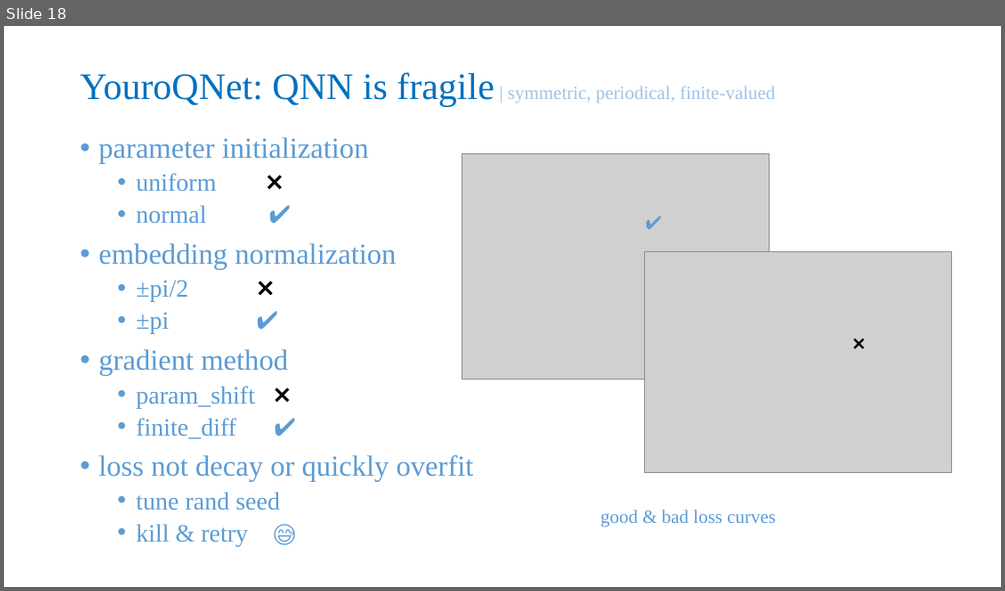
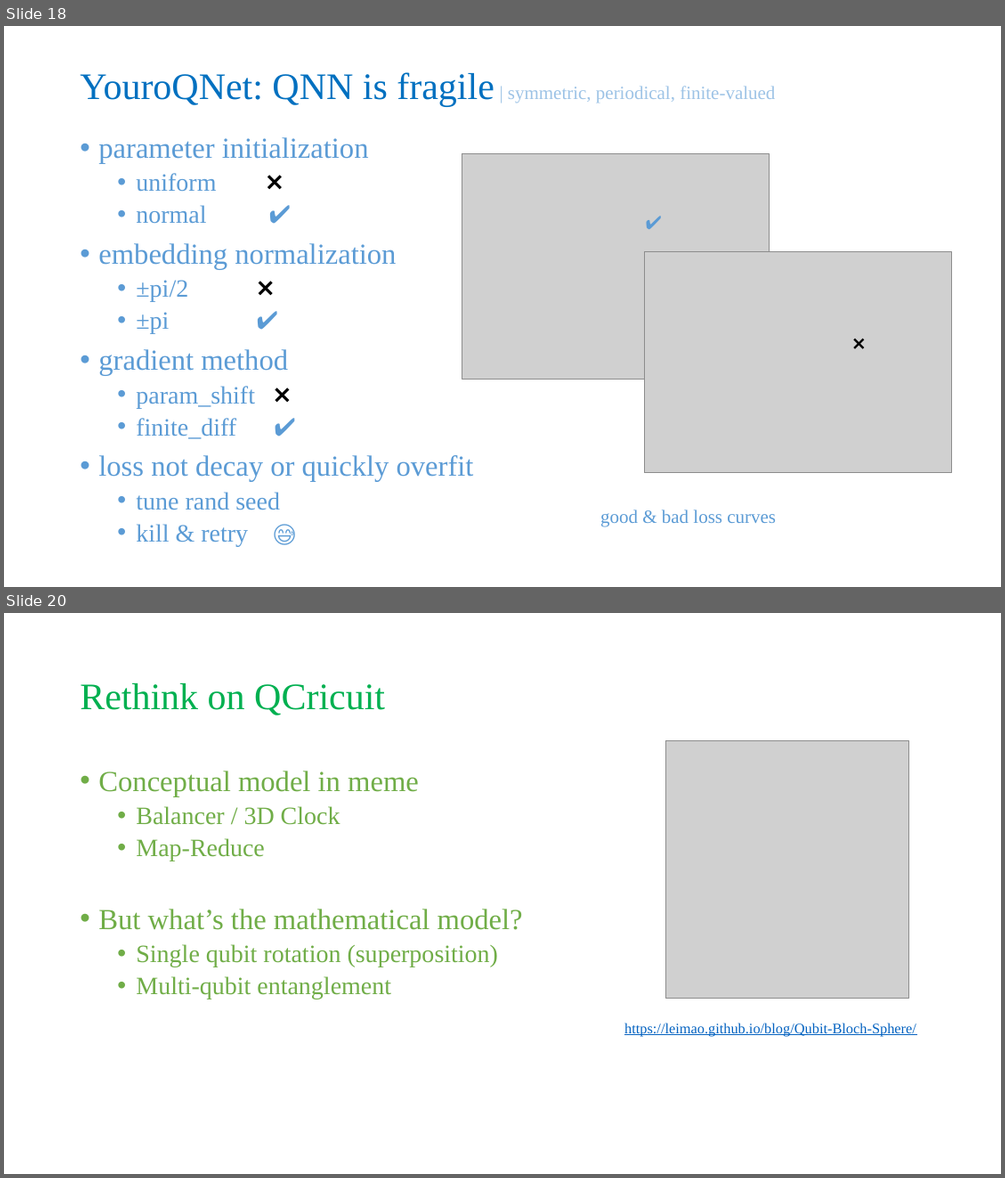
Before and after one commit to Kahsolt/YouroQNet, a slide deck: ref/YouroQNet.pptx. Shown one above the other, each under a label of ours: slide 18 before the commit, slides 18 and 20 after it; the slides between them are not shown. The pictures are 1005x591 and 1005x1178 pixels, drawn with LibreOffice and Linux fonts; fonts in the diff are those of the drawing; grey boxes stand for pictures. Boxes give left, top, right and bottom in pixels: in the first picture for what was removed or moved away, otherwise in the second. Text is boxed around its words. In the diff, an @@ line names an element or a change of style, - is before the commit and + after.

```diff
--- a/ref/YouroQNet.pptx
+++ b/ref/YouroQNet.pptx
@@ slide 20 added at [4,613,1001,1174], background #FFFFFF @@
@@ title added at [80,683,385,715], 36 pt, text #00B050 @@
+Rethink on QCricuit
@@ picture added at [666,740,908,998] @@
@@ text added at [98,771,523,998], 24 pt, text #70AD47 @@
+• Conceptual model in meme
+  • Balancer / 3D Clock
+  • Map-Reduce
+• But what’s the mathematical model?
+  • Single qubit rotation (superposition)
+  • Multi-qubit entanglement
@@ text added at [624,1022,916,1036], 14 pt, text #0563C1, underline @@
+https://leimao.github.io/blog/Qubit-Bloch-Sphere/
```
Also in this commit, not shown: 11 slides changed, 7 other slides added, 2 slides removed, 2 other files.
